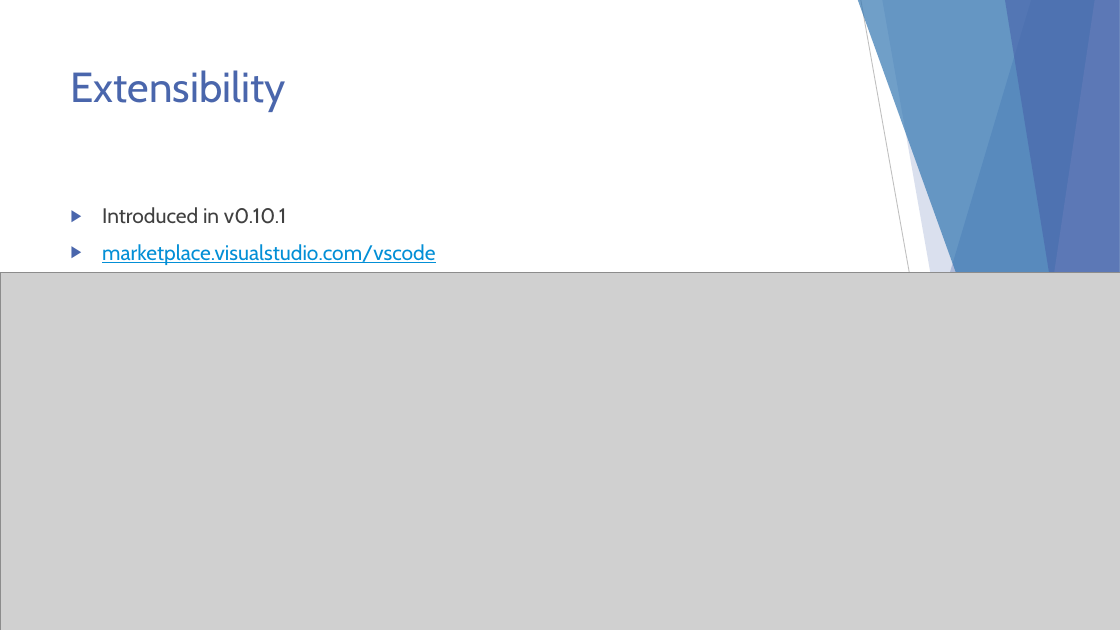
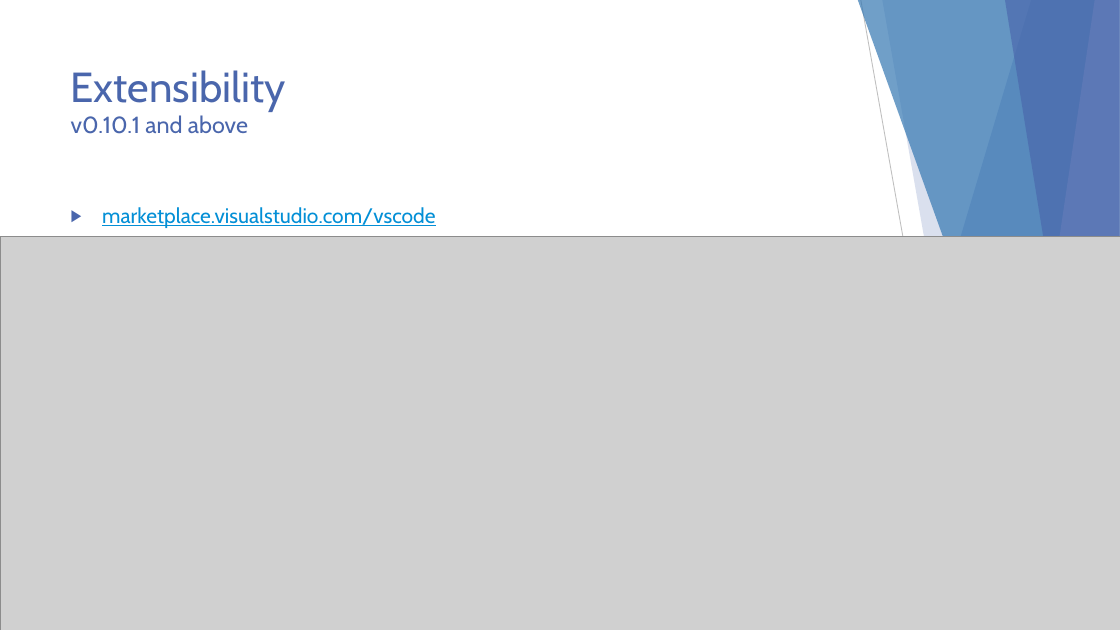
Before and after one commit to scottaddie/slide-decks, a slide deck: slide 6 of Intro to JavaScript Tooling in VS Code - MKEJS.pptx. Drawn at 1120x630 pixels with LibreOffice and Linux fonts; fonts in the diff are those of the drawing; grey boxes stand for pictures. Boxes give left, top, right and bottom in pixels: in the first picture for what was removed or moved away, otherwise in the second. Text is boxed around its words. In the diff, an @@ line names an element or a change of style, - is before the commit and + after.

```diff
--- a/Intro to JavaScript Tooling in VS Code - MKEJS.pptx
+++ b/Intro to JavaScript Tooling in VS Code - MKEJS.pptx
@@ title at box(71, 70, 286, 134): text changed; size 36 to 20 pt @@
-Extensibility
+Extensibility
+v0.10.1 and above
@@ text at box(102, 207, 286, 224): paragraph removed @@
-▶ Introduced in v0.10.1
@@ picture: place and size @@
-picture at box(0, 272, 1120, 630)
+picture at box(0, 236, 1120, 630)
```
Also in this commit, not shown: 6 other slides changed.
